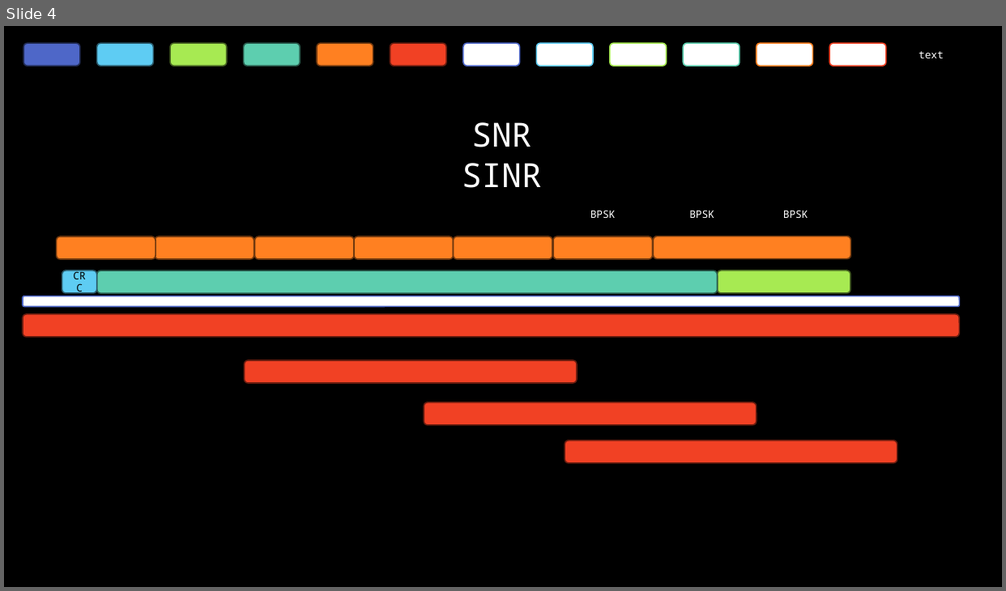
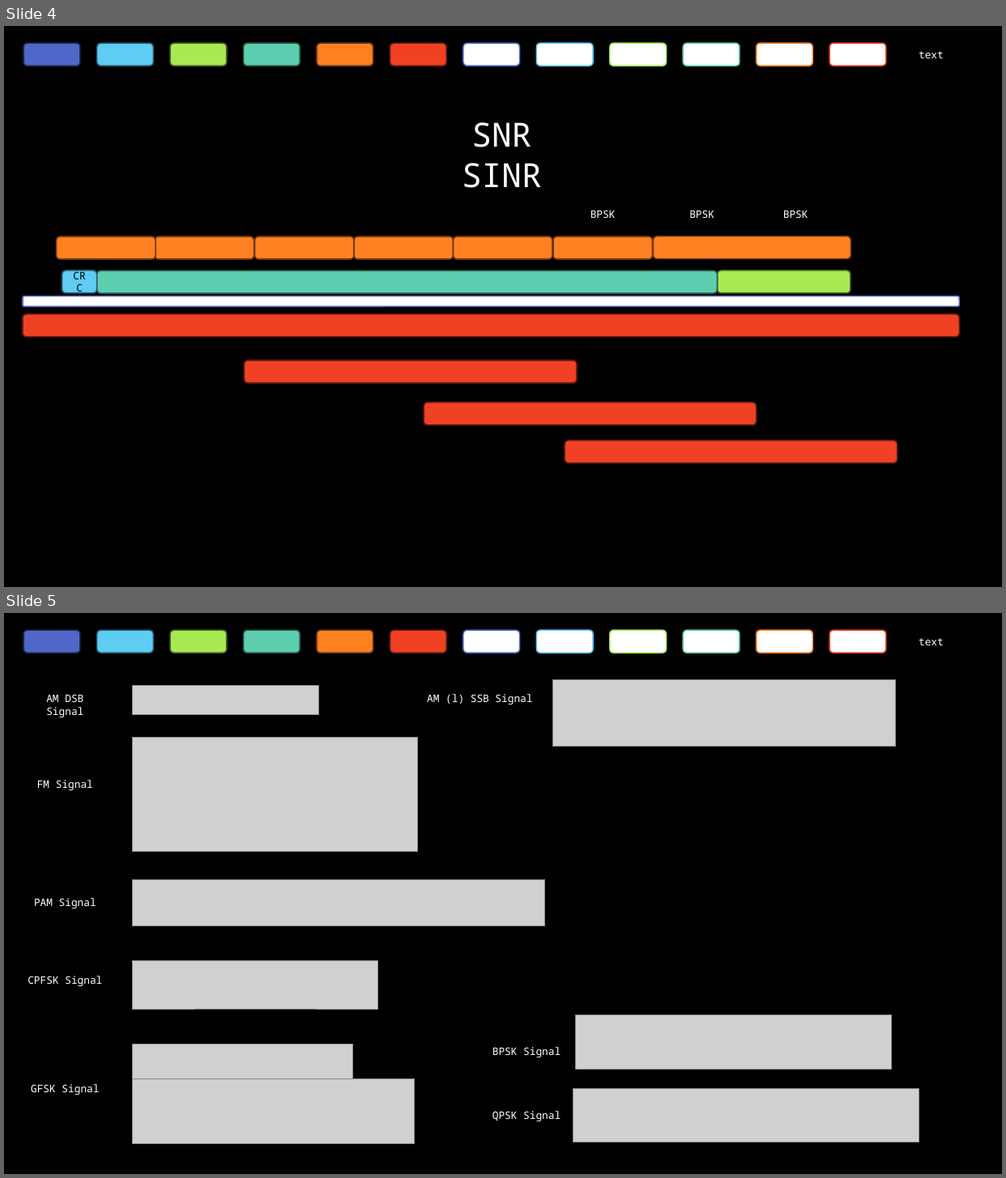
Before and after one commit to chun-chih-lin/wireless_transformer, a slide deck: NOTES.pptx. Shown one above the other, each under a label of ours: slide 4 before the commit, slides 4 and 5 after it. The pictures are 1006x591 and 1006x1178 pixels, drawn with LibreOffice and Linux fonts; fonts in the diff are those of the drawing; grey boxes stand for pictures; background and template pictures are left out. Boxes give left, top, right and bottom in pixels: in the first picture for what was removed or moved away, otherwise in the second. Text is boxed around its words. In the diff, an @@ line names an element or a change of style, - is before the commit and + after.

```diff
--- a/NOTES.pptx
+++ b/NOTES.pptx
@@ slide 5 added at (4,613,1002,1174), background picture (left out) @@
@@ rounded rectangle added at (23,630,79,653), fill #4E67C8, outline #222D58 1.25 pt @@
@@ rounded rectangle added at (97,630,153,653), fill #5ECCF3, outline #29596B 1.25 pt @@
@@ rounded rectangle added at (170,630,226,653), fill #A7EA52, outline #496724 1.25 pt @@
@@ rounded rectangle added at (244,630,300,653), fill #5DCEAF, outline #295A4D 1.25 pt @@
@@ rounded rectangle added at (317,630,373,653), fill #FF8021, outline #70380E 1.25 pt @@
@@ rounded rectangle added at (390,630,446,653), fill #F14124, outline #6A1C10 1.25 pt @@
@@ rounded rectangle added at (463,630,520,653), fill #FFFFFF, outline #4E67C8 1.25 pt @@
@@ rounded rectangle added at (536,630,592,653), fill #FFFFFF, outline #5ECCF3 1.25 pt @@
@@ rounded rectangle added at (610,630,666,653), fill #FFFFFF, outline #A7EA52 1.25 pt @@
@@ rounded rectangle added at (683,630,739,653), fill #FFFFFF, outline #5DCEAF 1.25 pt @@
@@ rounded rectangle added at (756,630,812,653), fill #FFFFFF, outline #FF8021 1.25 pt @@
@@ rounded rectangle added at (829,630,886,653), fill #FFFFFF, outline #F14124 1.25 pt @@
@@ text added at (918,638,944,645), 10 pt, text #FFFFFF @@
+text
@@ picture added at (552,680,896,747) @@
@@ text added at (46,694,83,717), 10 pt, text #FFFFFF @@
+AM DSB Signal
@@ picture added at (133,686,319,716) @@
@@ text added at (427,694,532,705), 10 pt, text #FFFFFF @@
+AM (l) SSB Signal
@@ picture added at (133,737,418,852) @@
@@ text added at (37,780,93,790), 10 pt, text #FFFFFF @@
+FM Signal
@@ text added at (34,898,96,909), 10 pt, text #FFFFFF @@
+PAM Signal
@@ picture added at (133,880,545,926) @@
@@ text added at (27,976,102,986), 10 pt, text #FFFFFF @@
+CPFSK Signal
@@ picture added at (133,961,378,1010) @@
@@ picture added at (576,1015,892,1070) @@
@@ picture added at (133,1044,354,1080) @@
@@ text added at (492,1047,560,1058), 10 pt, text #FFFFFF @@
+BPSK Signal
@@ text added at (31,1084,99,1095), 10 pt, text #FFFFFF @@
+GFSK Signal
@@ picture added at (133,1079,415,1144) @@
@@ picture added at (573,1089,918,1143) @@
@@ text added at (492,1111,560,1122), 10 pt, text #FFFFFF @@
+QPSK Signal
```
Also in this commit, not shown: 1 other slide added, 3 other files.
